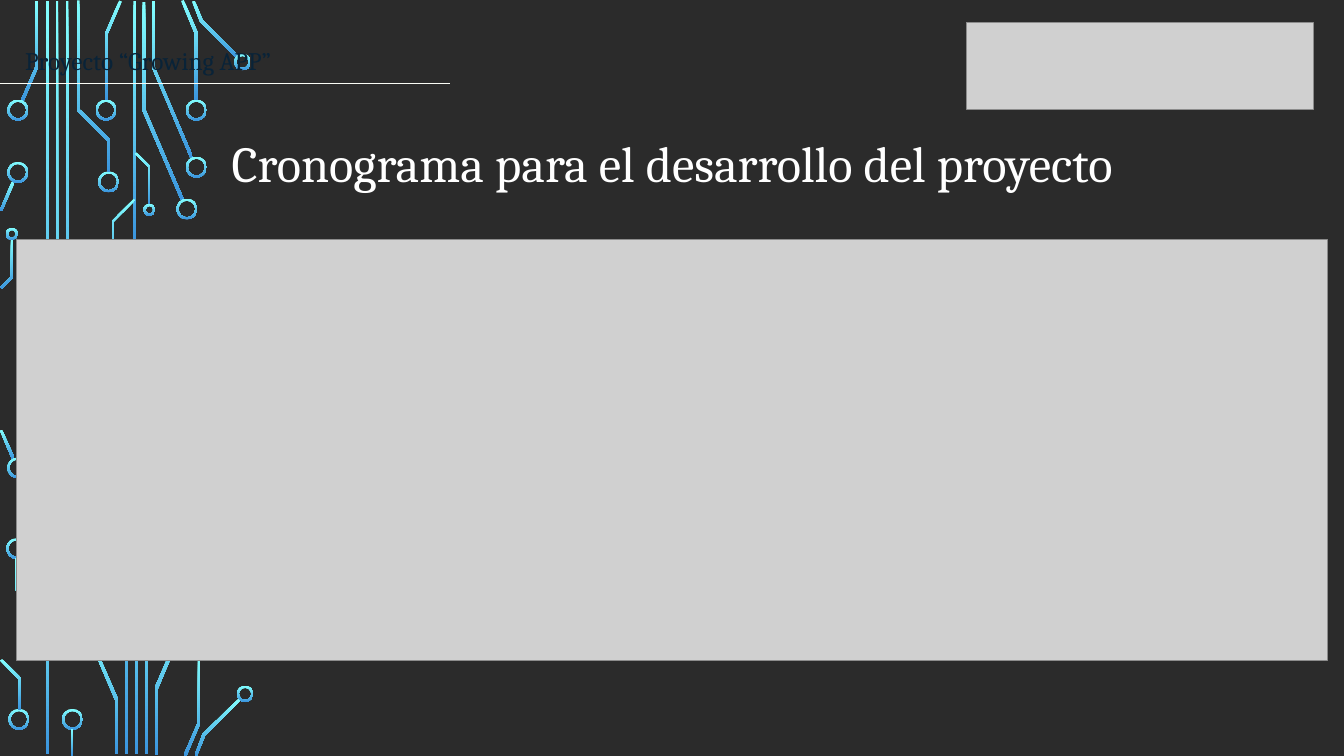
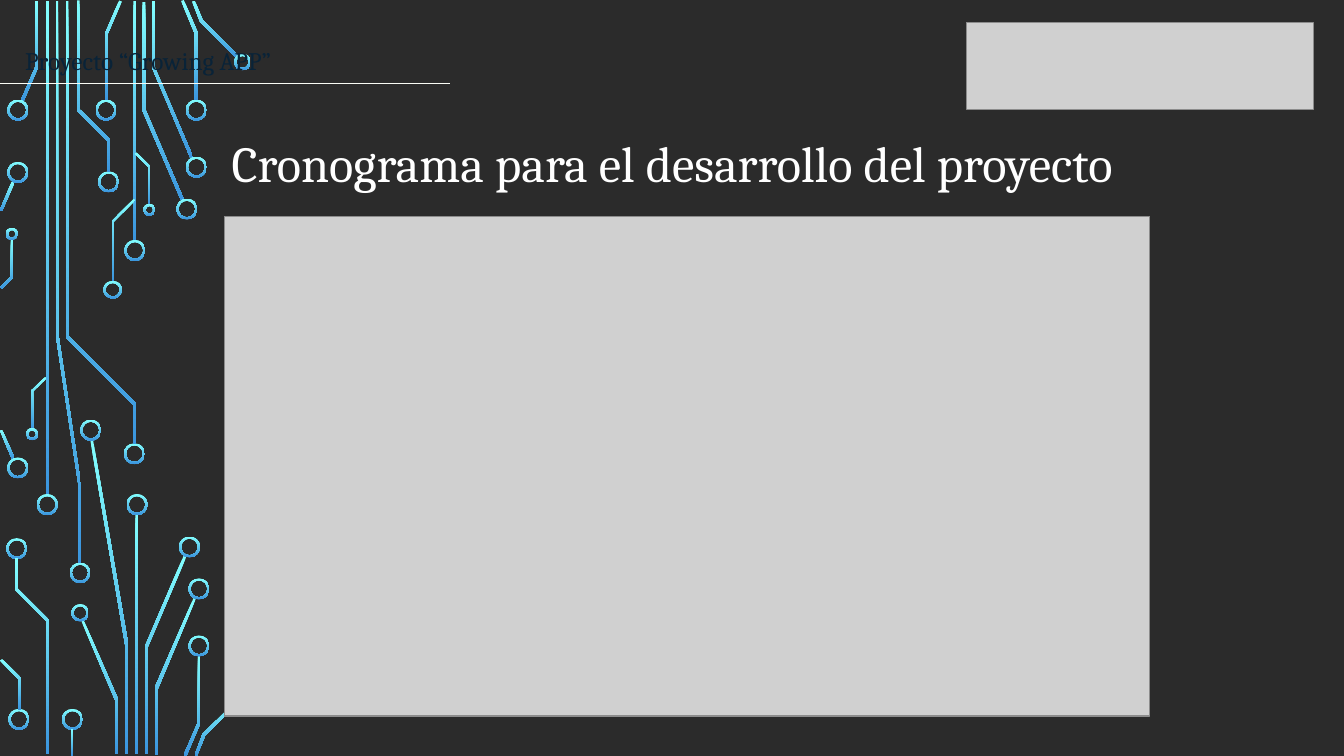
Before and after one commit to DiegoFarias19/GrowingAPP, a slide deck: slide 9 of Entrega Grupal/Presentacion EA1.pptx (slide 11 before the commit). Drawn at 1344x756 pixels with LibreOffice and Linux fonts; fonts in the diff are those of the drawing; grey boxes stand for pictures; background and template pictures are left out; a plain dark background stands for a picture behind light text. Boxes give left, top, right and bottom in pixels: in the first picture for what was removed or moved away, otherwise in the second. Text is boxed around its words. In the diff, an @@ line names an element or a change of style, - is before the commit and + after.

```diff
--- a/Entrega Grupal/Presentacion EA1.pptx
+++ b/Entrega Grupal/Presentacion EA1.pptx
@@ picture: place and size @@
-picture at [17,239,1328,660]
+picture at [224,216,1149,716]
@@ group added at [26,281,210,621]: 11 freeform shapes @@
@@ freeform shape: place and size @@
-freeform shape at [237,686,254,702]
+freeform shape at [189,635,210,656]
```
Also in this commit, not shown: 6 other slides changed, 2 other files.
